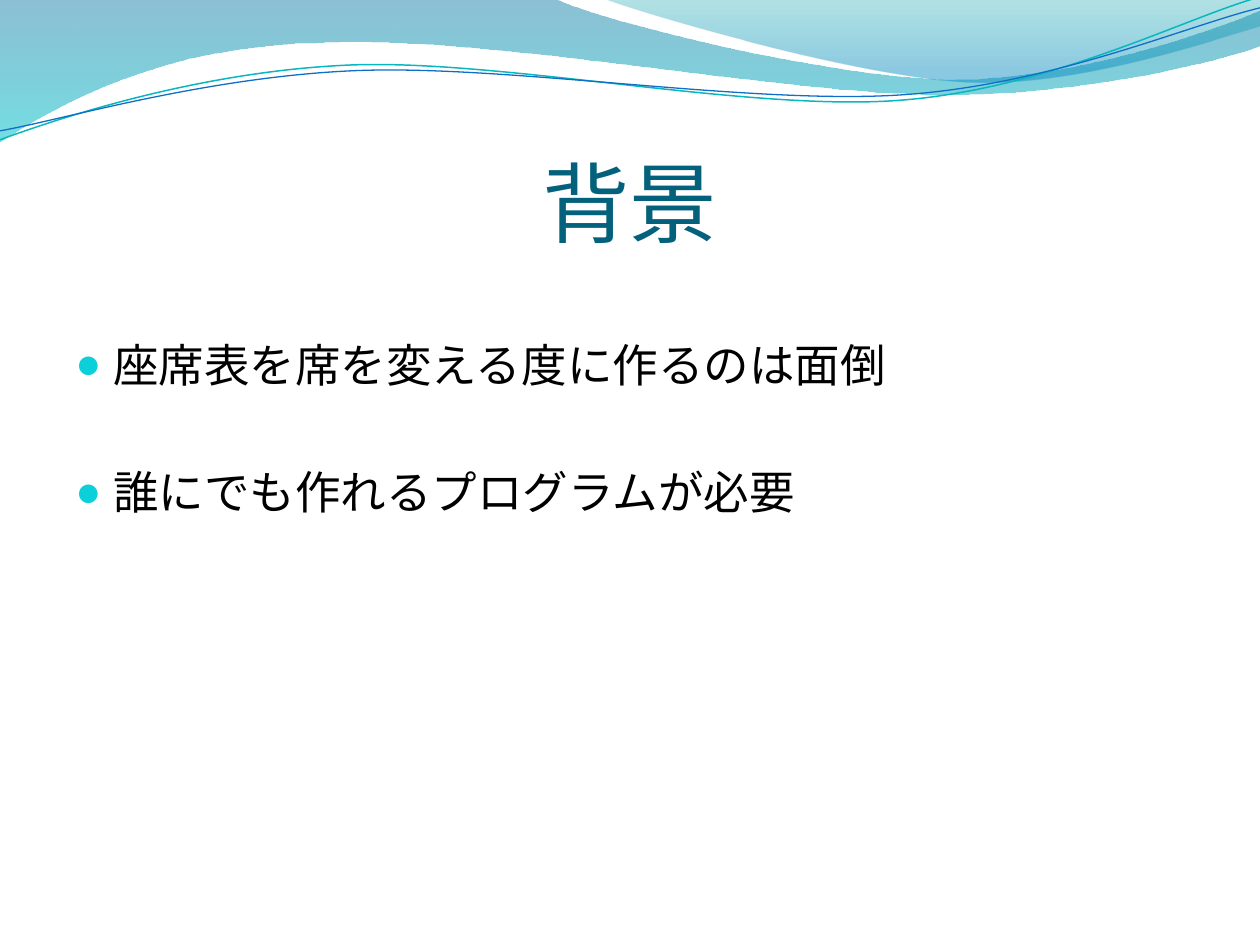
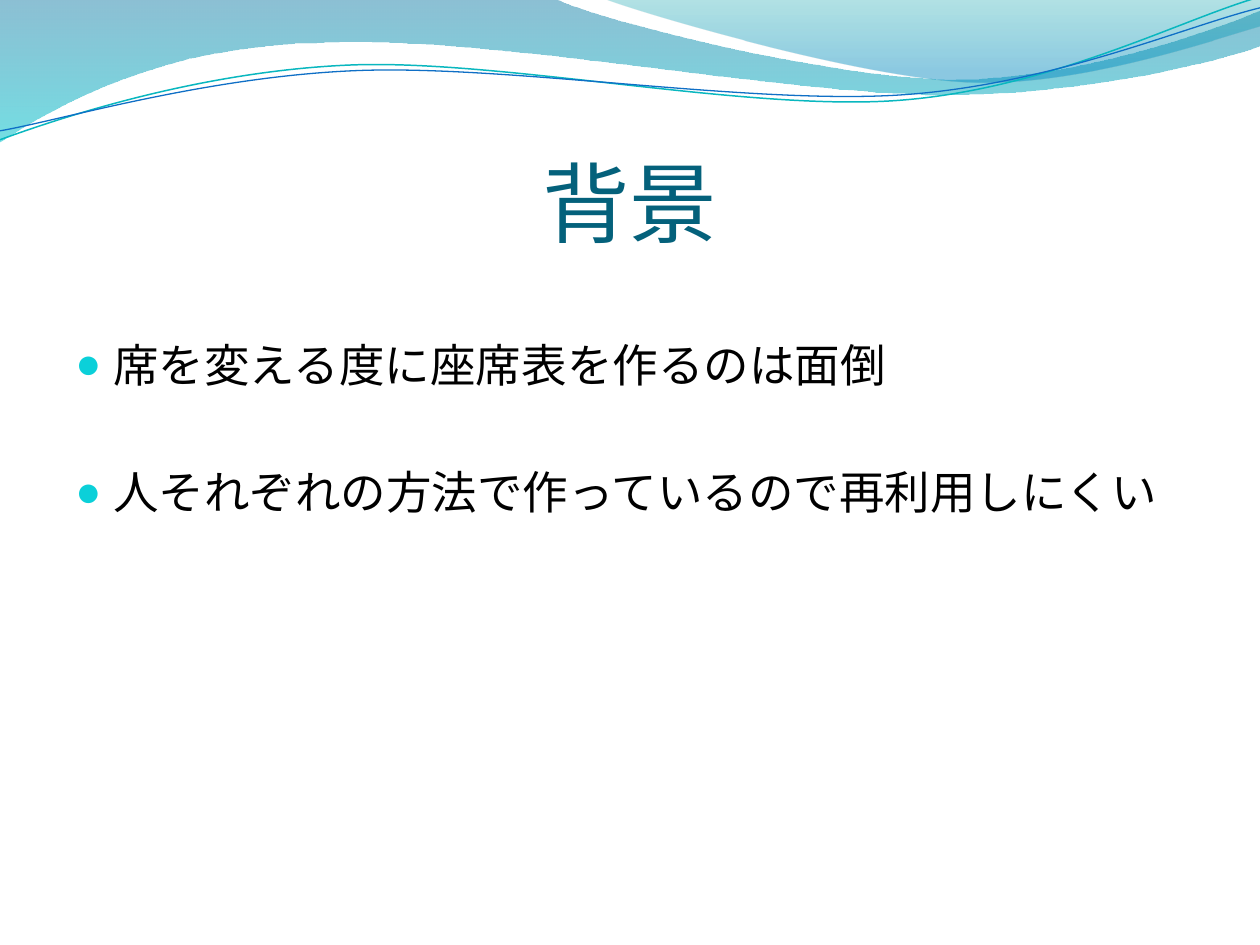
Before and after one commit to opu-yokotalab/learn-zaseki, a slide deck: slide 2 of インターン発表.pptx. Drawn at 1260x945 pixels with LibreOffice and Linux fonts; fonts in the diff are those of the drawing; background and template pictures are left out. Boxes give left, top, right and bottom in pixels: in the first picture for what was removed or moved away, otherwise in the second. Text is boxed around its words. In the diff, an @@ line names an element or a change of style, - is before the commit and + after.

```diff
--- a/インターン発表.pptx
+++ b/インターン発表.pptx
@@ text at (113,343,1157,513): text changed @@
-● 座席表を席を変える度に作るのは面倒
-● 誰にでも作れるプログラムが必要
+● 席を変える度に座席表を作るのは面倒
+● 人それぞれの方法で作っているので再利用しにくい
```
Also in this commit, not shown: 6 other slides changed.
